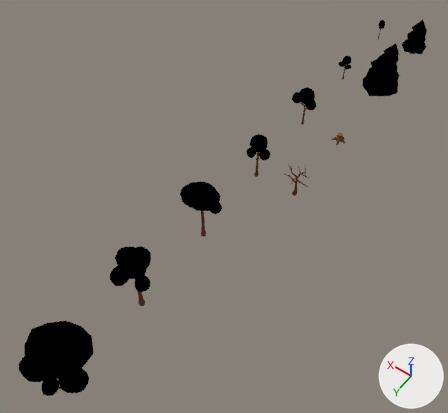
A saved change to the Blender file resources/Blendfiles/Tree.blend.
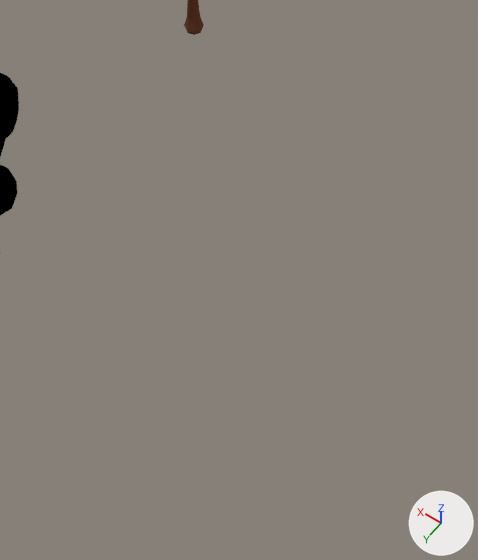
The first picture shows the older version from a 50 mm camera at (-3.75, 15.42, 10.56) aimed at (0.97, 8.8, 0.16). The close-ups show both versions on the part from 32% to 64% of the width and 55% to 96% of the height of that picture; other places that the commit changed are outside them. Every picture has the same lights, and +X, +Y and +Z are marked at lower right.

Objects in the first close-up: 'Tree_Foliage_Large-1', 'Tree_Foliage_Large-2'.
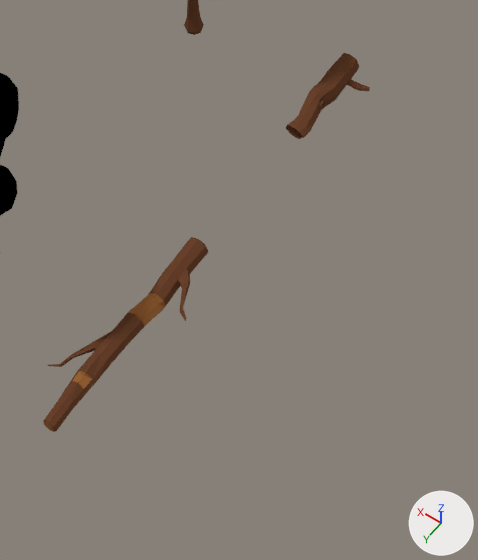
Pixel boxes [x1, y1, x2, y2] of what changed, in the close-ups (478 x 560 px):
```json
{"object": "Tree_Dead_Branch", "change": "added", "after": [43, 237, 208, 432]}
{"object": "Tree_Dead_Trunk", "change": "reshaped, moved", "after": [286, 53, 370, 139], "on screen": "not visible before"}
```

Scene script edits in JSON lines:
```json
{"op": "add", "block": "me_tree_d_3", "code": ["me_tree_d_3 = bpy.data.meshes.new('tree-d-3')", "me_tree_d_3.from_pydata(...)  # 300 vertices, 294 faces, 2 loose edges; spans x -0.197..0.069, y -0.274..0.353, z -0.016..0.13", "me_tree_d_3.materials.append(mat_colorpalette)"]}
{"op": "add", "block": "me_tree_d_4", "code": ["me_tree_d_4 = bpy.data.meshes.new('tree-d-4')", "me_tree_d_4.from_pydata(...)  # 140 vertices, 143 faces; spans x -0.253..0.243, y -0.707..0.67, z -0.019..0.136", "me_tree_d_4.materials.append(mat_colorpalette)"]}
{"op": "set", "path": "ob_tree_dead_trunk", "old": "bpy.data.objects.new('Tree_Dead_Trunk', me_tree_d_1)", "new": "bpy.data.objects.new('Tree_Dead_Trunk', me_tree_d_3)"}
{"op": "set", "path": "ob_tree_dead_trunk.location", "old": "(0.0, 5.5, 0.0)", "new": "(0.0, 9.5, 0.0)"}
{"op": "add", "block": "ob_tree_dead_branch", "code": ["ob_tree_dead_branch = bpy.data.objects.new('Tree_Dead_Branch', me_tree_d_4)", "ob_tree_dead_branch.location = (0.0, 11.5, 0.0)"]}
```
